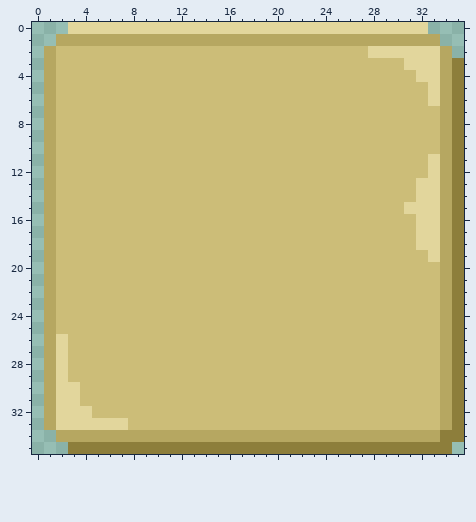
Edited in one commit: pixel-art file (Assets/Sprites/Ase/ui_row_selected.aseprite). Above, as it was before the edit.
36x36 pixels, 1 frame.
Now the later version:
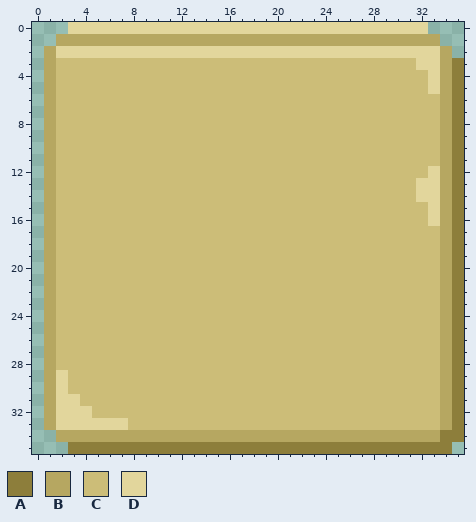
Palette (. is transparent): A #8d7e3b  B #b6a761  C #ccbd78  D #e2d69c
Commit: ui: further item list row updated
What changed:
y 2: x 2..27 CCCCCCCCCCCCCCCCCCCCCCCCCC -> DDDDDDDDDDDDDDDDDDDDDDDDDD
y 3: x 31 D -> C
y 4: x 32 D -> C
y 6: x 33 D -> C
y 11: x 33 D -> C
y 15: x 31..32 DD -> CC
y 16: x 32 D -> C
y 17..18: x 32..33 DD -> CC
y 19: x 33 D -> C
y 26..28: x 2 D -> C
y 30: x 3 D -> C
Changed places in both pictures, as pixel boxes (x1, y1, x2, y2):
changed: (56, 46, 440, 166)
changed: (404, 202, 440, 262)
changed: (56, 334, 80, 394)
